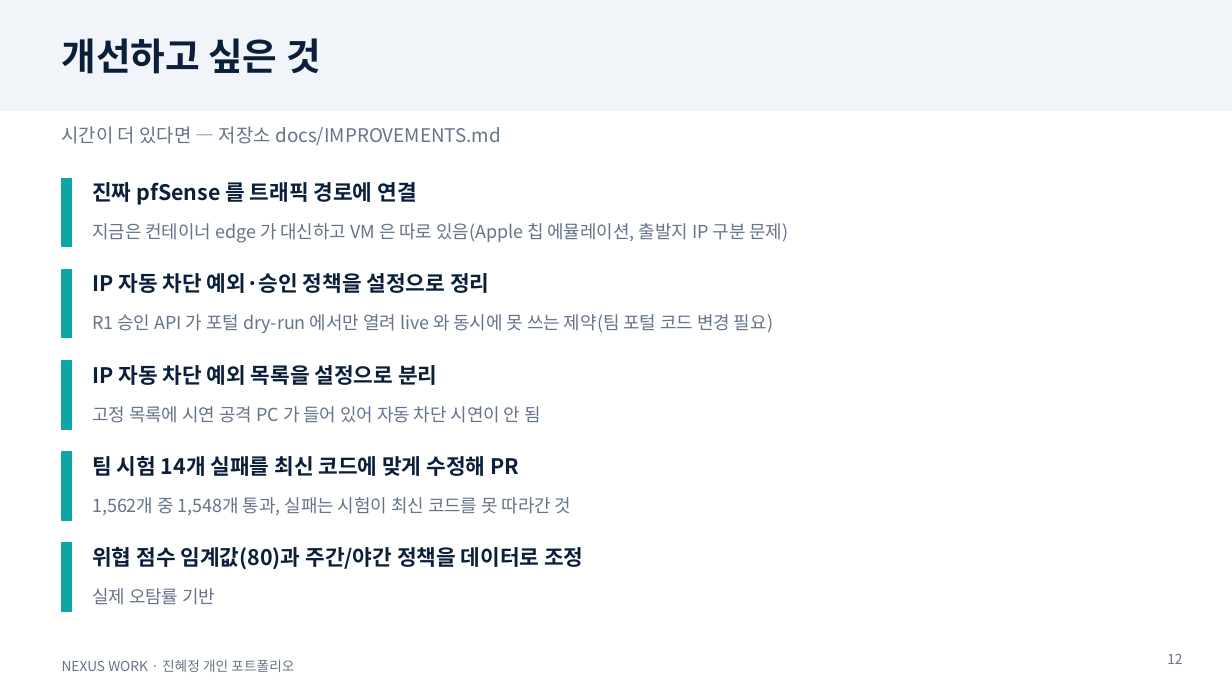
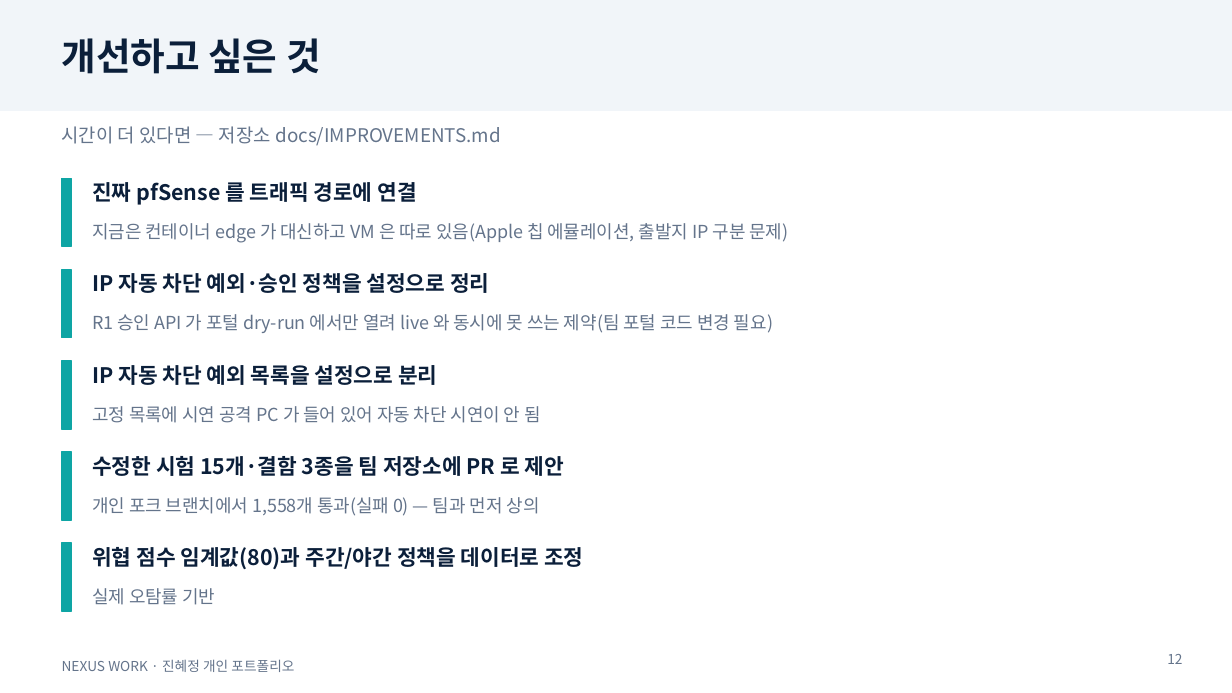
Before and after one commit to ginye28/nexus-integrated, a slide deck: slide 12 of docs/portfolio/NEXUS_WORK_진혜정_개인포트폴리오.pptx. Drawn at 1232x693 pixels with LibreOffice and Linux fonts; fonts in the diff are those of the drawing. Boxes give left, top, right and bottom in pixels: in the first picture for what was removed or moved away, otherwise in the second. Text is boxed around its words. In the diff, an @@ line names an element or a change of style, - is before the commit and + after.

```diff
--- a/docs/portfolio/NEXUS_WORK_진혜정_개인포트폴리오.pptx
+++ b/docs/portfolio/NEXUS_WORK_진혜정_개인포트폴리오.pptx
@@ text at bbox=[92, 456, 564, 476]: text changed @@
-팀 시험 14개 실패를 최신 코드에 맞게 수정해 PR
+수정한 시험 15개·결함 3종을 팀 저장소에 PR 로 제안
@@ text at bbox=[92, 497, 540, 516]: text changed @@
-1,562개 중 1,548개 통과, 실패는 시험이 최신 코드를 못 따라간 것
+개인 포크 브랜치에서 1,558개 통과(실패 0) — 팀과 먼저 상의
```
Also in this commit, not shown: 6 other files.
